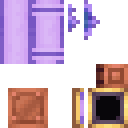
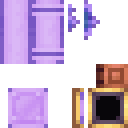
The second 128 × 128 image is a revision of the first. Changes to its layers:
added group "Layer Group #1" with 2 layers above "potantia_conduit.png" over [8, 88, 48, 128]
added layer "casing a" (overlay) in group "Layer Group #1" over [8, 88, 48, 128]
added layer "casing a col" in group "Layer Group #1" over [8, 88, 48, 128]
painted on "potantia_conduit.png" over [8, 88, 48, 128]
